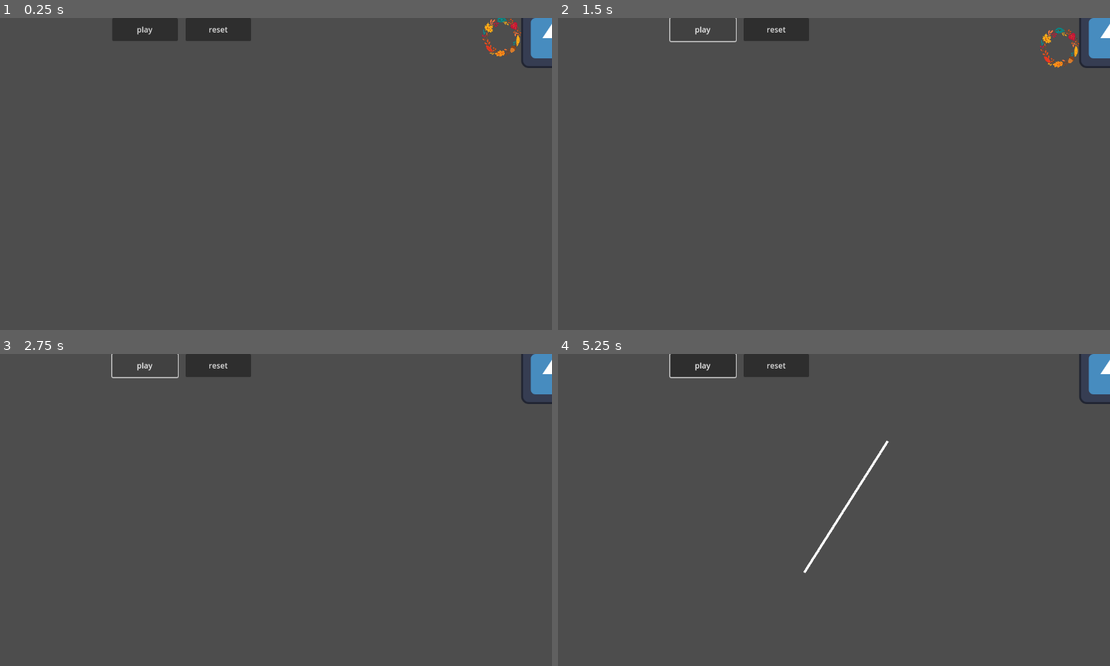
Above: before the commit, frames 1-4 (two rows, left to right).
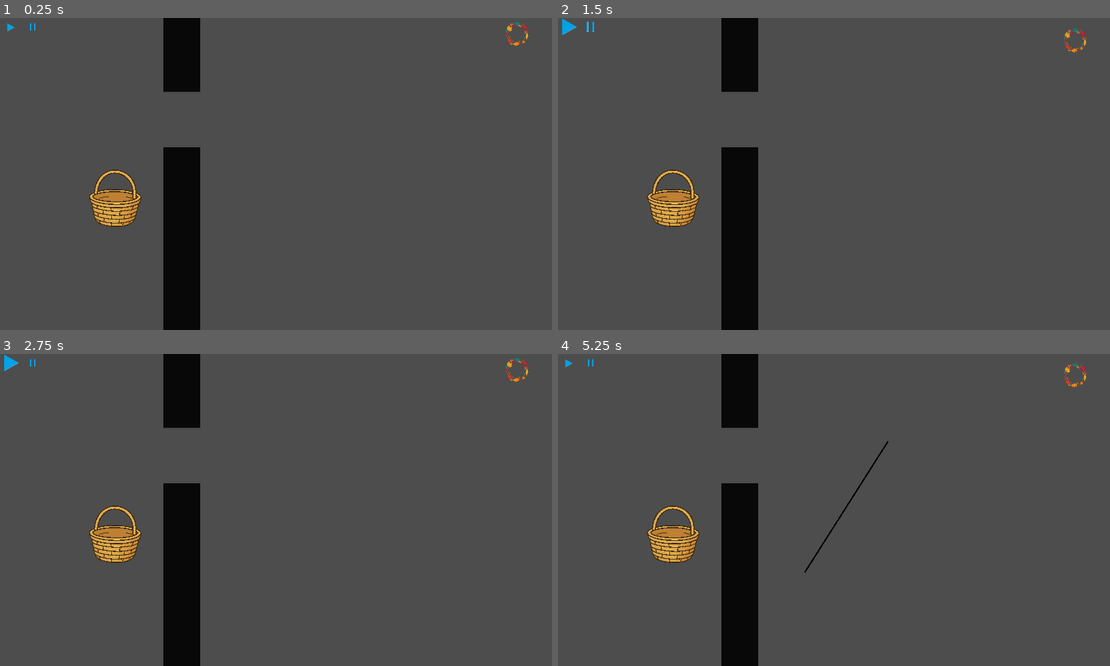
Above: after the commit, the same moments.

Repository: lostlp09/ballfaller
Game: Godot game, scene res://level1.tscn
Two runs of this game, one before a commit and one after it. Both use one fixed random seed, a clock stepped at 60 frames per second and the inputs below. Before the commit the project starts from res://node_2d.tscn. The engine's default icon, where the game draws it, is replaced by a stand-in: a white triangle on a blue panel in a dark square.
Inputs (mouse positions are in pixels of both pictures, inside the frame that each line leads up to; where the layout moved, square brackets give the same spot in the first picture):
- Up to frame 1 (0.25 s): no input
- Up to frame 2 (1.5 s): click (591, 27) [778, 30] at 0.5 s; click (563, 27) [701, 30] at 1.25 s
- Up to frame 3 (2.75 s): click (5, 363) [143, 366] at 2 s
- Up to frame 4 (5.25 s): tap Enter at 2.75 s; move the mouse to (955, 494) at 2.77 s; hold Right 2.78-3.53 s; hold Right mouse button (mouse) 2.78-3.53 s; move the mouse to (723, 525) at 3.52 s; hold Down 3.53-4.28 s; right-click (723, 525) at 3.6 s; move the mouse to (889, 441) at 4.27 s; hold Right 4.28-5.03 s; hold Right mouse button (mouse) 4.28-5.03 s; tap Alt at 4.35 s; tap Space at 5 s; move the mouse to (806, 572) at 5.02 s; hold Up from 5.03 s (still down); tap Shift at 5.1 s

The runs differ from the first frame. In frame 1, 8.9% of the frame differs, in the area x 1-100%, y 0-100%; in frame 2, 8.4%; in frame 3, 8.1%; in frame 4, 8.9%.

Commit message:
added ui
Ui added which looks way better and added some quality of live feature for examle you can see if a drawing is still not placed

Diff:
--- /dev/null
+++ b/falling/area_2d_2.gd
@@ -0,0 +1 @@
+extends Area2D
--- /dev/null
+++ b/falling/bucket.gd
@@ -0,0 +1,29 @@
+extends StaticBody2D
+var timer = 0
+var in1 = false
+
+
+
+
+
+
+
+
+func _on_area_2d_body_entered(body: Node2D) -> void:
+	if body == $"../RigidBody2D":
+		in1 = true
+
+
+
+func _on_area_2d_body_exited(body: Node2D) -> void:
+	if body == $"../RigidBody2D":
+		in1 = false
+
+func _process(delta: float) -> void:
+	if in1 == true:
+		timer += delta
+		if timer >= 2:
+			print(timer)
+			get_tree().quit()
+	else:
+		timer = 0
--- /dev/null
+++ b/falling/level1.tscn
@@ -0,0 +1,282 @@
+[gd_scene load_steps=40 format=3 uid="uid://del32djahb137"]
+
+[ext_resource type="PackedScene" uid="uid://3slyj50moqhv" path="res://player.tscn" id="1_i2041"]
+[ext_resource type="Texture2D" uid="uid://dlqmmx772jpbd" path="res://whitecircle.png" id="2_xy4tn"]
+[ext_resource type="Script" uid="uid://bywlmnmbeve2u" path="res://line_2d.gd" id="3_usj0q"]
+[ext_resource type="Script" uid="uid://2e7ko4qw1qg4" path="res://flowerspawner.gd" id="4_5j5gb"]
+[ext_resource type="Texture2D" uid="uid://udlp2p1nwgi4" path="res://busket.png" id="5_mx85b"]
+[ext_resource type="Script" uid="uid://brdl7v6ojberq" path="res://playbutton.gd" id="5_usj0q"]
+[ext_resource type="Texture2D" uid="uid://15yocy4eipmf" path="res://black.png" id="6_hx44q"]
+[ext_resource type="Script" uid="uid://crnkugnp4l6bs" path="res://resetbutton.gd" id="7_5j5gb"]
+[ext_resource type="Texture2D" uid="uid://oggmlutxq6fn" path="res://Start2.png" id="7_n8vhr"]
+[ext_resource type="Texture2D" uid="uid://b01w3wjhwyba1" path="res://pause.png" id="8_xy4tn"]
+[ext_resource type="Script" uid="uid://r6kgumn0ra2w" path="res://bucket.gd" id="9_mx85b"]
+
+[sub_resource type="CompressedTexture2D" id="CompressedTexture2D_kdubu"]
+
+[sub_resource type="StyleBoxEmpty" id="StyleBoxEmpty_5j5gb"]
+
+[sub_resource type="StyleBoxEmpty" id="StyleBoxEmpty_mx85b"]
+
+[sub_resource type="StyleBoxEmpty" id="StyleBoxEmpty_hx44q"]
+
+[sub_resource type="StyleBoxEmpty" id="StyleBoxEmpty_n8vhr"]
+
+[sub_resource type="StyleBoxEmpty" id="StyleBoxEmpty_eqrsh"]
+
+[sub_resource type="StyleBoxEmpty" id="StyleBoxEmpty_3l65w"]
+
+[sub_resource type="StyleBoxEmpty" id="StyleBoxEmpty_rjtee"]
+
+[sub_resource type="StyleBoxEmpty" id="StyleBoxEmpty_1idop"]
+
+[sub_resource type="StyleBoxEmpty" id="StyleBoxEmpty_beq0j"]
+
+[sub_resource type="StyleBoxEmpty" id="StyleBoxEmpty_nauge"]
+
+[sub_resource type="StyleBoxEmpty" id="StyleBoxEmpty_ycv2e"]
+
+[sub_resource type="StyleBoxEmpty" id="StyleBoxEmpty_c5gc3"]
+
+[sub_resource type="StyleBoxEmpty" id="StyleBoxEmpty_6e4cv"]
+
+[sub_resource type="StyleBoxEmpty" id="StyleBoxEmpty_uuy0h"]
+
+[sub_resource type="StyleBoxEmpty" id="StyleBoxEmpty_52iny"]
+
+[sub_resource type="StyleBoxEmpty" id="StyleBoxEmpty_nxqqj"]
+
+[sub_resource type="StyleBoxEmpty" id="StyleBoxEmpty_7nyxr"]
+
+[sub_resource type="StyleBoxEmpty" id="StyleBoxEmpty_43lh3"]
+
+[sub_resource type="StyleBoxEmpty" id="StyleBoxEmpty_5le63"]
+
+[sub_resource type="StyleBoxEmpty" id="StyleBoxEmpty_pieet"]
+
+[sub_resource type="StyleBoxEmpty" id="StyleBoxEmpty_qiqrj"]
+
+[sub_resource type="StyleBoxEmpty" id="StyleBoxEmpty_xm42n"]
+
+[sub_resource type="RectangleShape2D" id="RectangleShape2D_d21ai"]
+size = Vector2(97.1194, 18.8867)
+
+[sub_resource type="RectangleShape2D" id="RectangleShape2D_rj586"]
+size = Vector2(144.75, 15.75)
+
+[sub_resource type="RectangleShape2D" id="RectangleShape2D_kdubu"]
+size = Vector2(181, 134)
+
+[sub_resource type="RectangleShape2D" id="RectangleShape2D_4d7sh"]
+size = Vector2(128, 128)
+
+[sub_resource type="RectangleShape2D" id="RectangleShape2D_mx85b"]
+size = Vector2(5384, 605)
+
+[node name="Node2D" type="Node2D"]
+
+[node name="RigidBody2D" parent="." instance=ExtResource("1_i2041")]
+z_index = -40
+position = Vector2(1800, 56)
+
+[node name="Whitecircle" type="Sprite2D" parent="."]
+position = Vector2(844, -567)
+scale = Vector2(0.365, 0.365)
+texture = ExtResource("2_xy4tn")
+
+[node name="Line2D" type="Line2D" parent="."]
+position = Vector2(1, 0)
+width = 5.0
+default_color = Color(0.905623, 0.000334605, 0.830981, 1)
+script = ExtResource("3_usj0q")
+
+[node name="StaticBody2D" type="StaticBody2D" parent="."]
+collision_layer = 3
+collision_mask = 3
+
+[node name="flowerspawner" type="Node2D" parent="."]
+script = ExtResource("4_5j5gb")
+
+[node name="Herbstblatt" type="Sprite2D" parent="flowerspawner"]
+position = Vector2(16, 16)
+rotation = -2.58651
+scale = Vector2(-0.049061, 0.0518279)
+texture = SubResource("CompressedTexture2D_kdubu")
+
+[node name="play" type="Button" parent="."]
+offset_left = 8.0
+offset_top = 8.0
+offset_right = 64.0
+offset_bottom = 56.0
+scale = Vector2(0.996632, 1.0813)
+theme_override_styles/focus = SubResource("StyleBoxEmpty_5j5gb")
+theme_override_styles/disabled_mirrored = SubResource("StyleBoxEmpty_mx85b")
+theme_override_styles/disabled = SubResource("StyleBoxEmpty_hx44q")
+theme_override_styles/hover_pressed_mirrored = SubResource("StyleBoxEmpty_n8vhr")
+theme_override_styles/hover_pressed = SubResource("StyleBoxEmpty_eqrsh")
+theme_override_styles/hover_mirrored = SubResource("StyleBoxEmpty_3l65w")
+theme_override_styles/hover = SubResource("StyleBoxEmpty_rjtee")
+theme_override_styles/pressed_mirrored = SubResource("StyleBoxEmpty_1idop")
+theme_override_styles/pressed = SubResource("StyleBoxEmpty_beq0j")
+theme_override_styles/normal_mirrored = SubResource("StyleBoxEmpty_nauge")
+theme_override_styles/normal = SubResource("StyleBoxEmpty_ycv2e")
+script = ExtResource("5_usj0q")
+
+[node name="Start2" type="Sprite2D" parent="play"]
+position = Vector2(40, 24)
+scale = Vector2(0.05, 0.05)
+texture = ExtResource("7_n8vhr")
+
+[node name="reset" type="Button" parent="."]
+offset_left = 104.0
+offset_top = 8.0
+offset_right = 240.0
+offset_bottom = 56.0
+scale = Vector2(0.358273, 0.996307)
+theme_override_styles/focus = SubResource("StyleBoxEmpty_c5gc3")
+theme_override_styles/disabled_mirrored = SubResource("StyleBoxEmpty_6e4cv")
+theme_override_styles/disabled = SubResource("StyleBoxEmpty_uuy0h")
+theme_override_styles/hover_pressed_mirrored = SubResource("StyleBoxEmpty_52iny")
+theme_override_styles/hover_pressed = SubResource("StyleBoxEmpty_nxqqj")
+theme_override_styles/hover_mirrored = SubResource("StyleBoxEmpty_7nyxr")
+theme_override_styles/hover = SubResource("StyleBoxEmpty_43lh3")
+theme_override_styles/pressed_mirrored = SubResource("StyleBoxEmpty_5le63")
+theme_override_styles/pressed = SubResource("StyleBoxEmpty_pieet")
+theme_override_styles/normal_mirrored = SubResource("StyleBoxEmpty_qiqrj")
+theme_override_styles/normal = SubResource("StyleBoxEmpty_xm42n")
+flat = true
+script = ExtResource("7_5j5gb")
+
+[node name="Pause" type="Sprite2D" parent="reset"]
+position = Vector2(66.988, 24.089)
+scale = Vector2(0.18, 0.05)
+texture = ExtResource("8_xy4tn")
+
+[node name="StaticBody2D2" type="StaticBody2D" parent="."]
+
+[node name="bucket" type="StaticBody2D" parent="."]
+z_index = 800
+position = Vector2(411, 625)
+script = ExtResource("9_mx85b")
+
+[node name="Busket" type="Sprite2D" parent="bucket"]
+scale = Vector2(0.225, 0.225)
+texture = ExtResource("5_mx85b")
+
+[node name="CollisionShape2D" type="CollisionShape2D" parent="bucket"]
+position = Vector2(80, 46)
+rotation = 1.57313
+shape = SubResource("RectangleShape2D_d21ai")
+
+[node name="CollisionShape2D3" type="CollisionShape2D" parent="bucket"]
+position = Vector2(-84, 48)
+rotation = 1.57313
+shape = SubResource("RectangleShape2D_d21ai")
+
+[node name="CollisionShape2D2" type="CollisionShape2D" parent="bucket"]
+position = Vector2(1, 88)
+shape = SubResource("RectangleShape2D_rj586")
+
+[node name="Area2D" type="Area2D" parent="bucket"]
+
+[node name="CollisionShape2D" type="CollisionShape2D" parent="bucket/Area2D"]
+position = Vector2(-1.5, 30)
+shape = SubResource("RectangleShape2D_kdubu")
+
+[node name="block3" type="StaticBody2D" parent="."]
+position = Vector2(640, 512)
+
+[node name="Black" type="Sprite2D" parent="block3"]
+scale = Vector2(0.73, 0.73)
+texture = ExtResource("6_hx44q")
+
+[node name="CollisionShape2D" type="CollisionShape2D" parent="block3"]
+shape = SubResource("RectangleShape2D_4d7sh")
+
+[node name="CollisionShape2D2" type="CollisionShape2D" parent="block3"]
+shape = SubResource("RectangleShape2D_4d7sh")
+
+[node name="block6" type="StaticBody2D" parent="."]
+position = Vector2(640, 640)
+
+[node name="Black" type="Sprite2D" parent="block6"]
+scale = Vector2(0.73, 0.73)
+texture = ExtResource("6_hx44q")
+
+[node name="CollisionShape2D" type="CollisionShape2D" parent="block6"]
+shape = SubResource("RectangleShape2D_4d7sh")
+
+[node name="CollisionShape2D2" type="CollisionShape2D" parent="block6"]
+shape = SubResource("RectangleShape2D_4d7sh")
+
+[node name="block7" type="StaticBody2D" parent="."]
+position = Vector2(640, 768)
+
+[node name="Black" type="Sprite2D" parent="block7"]
+scale = Vector2(0.73, 0.73)
+texture = ExtResource("6_hx44q")
+
+[node name="CollisionShape2D" type="CollisionShape2D" parent="block7"]
+shape = SubResource("RectangleShape2D_4d7sh")
+
+[node name="CollisionShape2D2" type="CollisionShape2D" parent="block7"]
+shape = SubResource("RectangleShape2D_4d7sh")
+
+[node name="block8" type="StaticBody2D" parent="."]
+position = Vector2(640, 896)
+
+[node name="Black" type="Sprite2D" parent="block8"]
+scale = Vector2(0.73, 0.73)
+texture = ExtResource("6_hx44q")
+
+[node name="CollisionShape2D" type="CollisionShape2D" parent="block8"]
+shape = SubResource("RectangleShape2D_4d7sh")
+
+[node name="CollisionShape2D2" type="CollisionShape2D" parent="block8"]
+shape = SubResource("RectangleShape2D_4d7sh")
+
+[node name="block9" type="StaticBody2D" parent="."]
+position = Vector2(640, 1024)
+
+[node name="Black" type="Sprite2D" parent="block9"]
+scale = Vector2(0.73, 0.73)
+texture = ExtResource("6_hx44q")
+
+[node name="CollisionShape2D" type="CollisionShape2D" parent="block9"]
+shape = SubResource("RectangleShape2D_4d7sh")
+
+[node name="CollisionShape2D2" type="CollisionShape2D" parent="block9"]
+shape = SubResource("RectangleShape2D_4d7sh")
+
+[node name="block4" type="StaticBody2D" parent="."]
+position = Vector2(640, 192)
+
+[node name="Black" type="Sprite2D" parent="block4"]
+scale = Vector2(0.73, 0.73)
+texture = ExtResource("6_hx44q")
+
+[node name="CollisionShape2D" type="CollisionShape2D" parent="block4"]
+shape = SubResource("RectangleShape2D_4d7sh")
+
+[node name="block5" type="StaticBody2D" parent="."]
+position = Vector2(640, 64)
+
+[node name="Black" type="Sprite2D" parent="block5"]
+scale = Vector2(0.73, 0.73)
+texture = ExtResource("6_hx44q")
+
+[node name="CollisionShape2D" type="CollisionShape2D" parent="block5"]
+shape = SubResource("RectangleShape2D_4d7sh")
+
+[node name="floor" type="Area2D" parent="."]
+position = Vector2(-56, 1256)
+
+[node name="CollisionShape2D" type="CollisionShape2D" parent="floor"]
+position = Vector2(1380, 161.5)
+shape = SubResource("RectangleShape2D_mx85b")
+
+[connection signal="pressed" from="play" to="Line2D" method="_on_button_pressed"]
+[connection signal="pressed" from="reset" to="Line2D" method="_on_reset_pressed"]
+[connection signal="body_entered" from="bucket/Area2D" to="bucket" method="_on_area_2d_body_entered"]
+[connection signal="body_exited" from="bucket/Area2D" to="bucket" method="_on_area_2d_body_exited"]
+[connection signal="body_entered" from="floor" to="Line2D" method="_on_floor_body_entered"]
--- a/falling/line_2d.gd
+++ b/falling/line_2d.gd
@@ -16,10 +16,11 @@
 # Called every frame. 'delta' is the elapsed time since the previous frame.
 func _process(delta: float) -> void:
 	if Input.is_action_just_pressed("mouse"):
+		self.default_color = Color.GRAY
 		Start.despawn =false
 		var distance = player.position.distance_to(get_global_mouse_position())
 		print(distance)
-		if distance <= 110:
+		if distance <= 55:
 			print("hi")
 
 			Start.despawn = true
@@ -39,14 +40,12 @@
 				var col = CollisionPolygon2D.new()
 				col.polygon = poly
 				staticbody.add_child(col)
-
-
+			self.default_color = Color.BLACK
 		if Start.despawn ==true:
 
 			for i in staticbody.get_children():
 				i.queue_free()
 				self.clear_points()
-
 			self.clear_points()
 			player.queue_free()
 			await get_tree().physics_frame
@@ -56,12 +55,7 @@
 			player = clone
 		get_tree().create_timer(0.1).timeout
 
-
-
-
-
 func _on_button_pressed() -> void:
-
 	if self.points.size() != 0:
 		var line_poly = Geometry2D.offset_polyline(points,self.width/2)
 		for poly in line_poly :
@@ -77,9 +71,24 @@
 	player = clone
 	player.position = oldpos
 	self.get_parent().add_child(clone)
-
 	for i in staticbody.get_children():
 			i.queue_free()
 			self.clear_points()
 
 	self.clear_points()
+
+
+
+
+
+func _on_floor_body_entered(body: Node2D) -> void:
+	player.queue_free()
+	var clone = instance.instantiate()
+	player = clone
+	player.position = oldpos
+	self.get_parent().add_child(clone)
+	for i in staticbody.get_children():
+			i.queue_free()
+			self.clear_points()
+
+	self.clear_points()
--- a/falling/node_2d.tscn
+++ /dev/null
@@ -1,55 +0,0 @@
-[gd_scene load_steps=7 format=3 uid="uid://del32djahb137"]
-
-[ext_resource type="PackedScene" uid="uid://3slyj50moqhv" path="res://player.tscn" id="1_q6r6c"]
-[ext_resource type="Texture2D" uid="uid://b3m6kktk6kdus" path="res://icon.svg" id="1_wtcfe"]
-[ext_resource type="Texture2D" uid="uid://dlqmmx772jpbd" path="res://whitecircle.png" id="4_0hol4"]
-[ext_resource type="Script" uid="uid://bywlmnmbeve2u" path="res://line_2d.gd" id="5_q6r6c"]
-[ext_resource type="Script" uid="uid://2e7ko4qw1qg4" path="res://flowerspawner.gd" id="6_d21ai"]
-
-[sub_resource type="CompressedTexture2D" id="CompressedTexture2D_kdubu"]
-
-[node name="Node2D" type="Node2D"]
-
-[node name="RigidBody2D" parent="." instance=ExtResource("1_q6r6c")]
-position = Vector2(1048, 40)
-
-[node name="Icon" type="Sprite2D" parent="."]
-position = Vector2(1152, 40)
-texture = ExtResource("1_wtcfe")
-
-[node name="Whitecircle" type="Sprite2D" parent="."]
-position = Vector2(844, -567)
-scale = Vector2(0.365, 0.365)
-texture = ExtResource("4_0hol4")
-
-[node name="Line2D" type="Line2D" parent="."]
-width = 5.0
-script = ExtResource("5_q6r6c")
-
-[node name="StaticBody2D" type="StaticBody2D" parent="."]
-collision_layer = 3
-collision_mask = 3
-
-[node name="flowerspawner" type="Node2D" parent="."]
-script = ExtResource("6_d21ai")
-
-[node name="Herbstblatt" type="Sprite2D" parent="flowerspawner"]
-position = Vector2(16, 16)
-rotation = -2.58651
-scale = Vector2(-0.049061, 0.0518279)
-texture = SubResource("CompressedTexture2D_kdubu")
-
-[node name="Button" type="Button" parent="."]
-offset_left = 240.0
-offset_right = 376.0
-offset_bottom = 48.0
-text = "play"
-
-[node name="reset" type="Button" parent="."]
-offset_left = 392.0
-offset_right = 528.0
-offset_bottom = 48.0
-text = "reset"
-
-[connection signal="pressed" from="Button" to="Line2D" method="_on_button_pressed"]
-[connection signal="pressed" from="reset" to="Line2D" method="_on_reset_pressed"]
--- /dev/null
+++ b/falling/playbutton.gd
@@ -0,0 +1,28 @@
+extends Button
+var accelartion = 51
+var amount = 0
+var firsthovered =false
+const maxsize = 0.1
+# Called when the node enters the scene tree for the first time.
+func _ready() -> void:
+	pass # Replace with function body.
+
+func _process(delta: float) -> void:
+	print(accelartion)
+
+	if self.is_hovered() and amount != 50:
+			accelartion -= 1
+
+			self.get_child(0).scale +=Vector2(0.01 ,0.01) * delta  * accelartion
+			amount += 1
+			if self.get_child(0).scale.y >= 0.1:
+				self.get_child(0).scale = Vector2(0.1,0.1)
+
+	elif not self.is_hovered():
+		if amount != 0:
+			accelartion += 1
+			self.get_child(0).scale-=Vector2(0.01 ,0.01) * delta * accelartion
+			if self.get_child(0).scale.y <= 0.05:
+				self.get_child(0).scale = Vector2(0.05,0.05)
+
+			amount -= 1
--- a/falling/player.tscn
+++ b/falling/player.tscn
@@ -4,10 +4,10 @@
 [ext_resource type="Script" uid="uid://clbt252kn8hij" path="res://area_2d.gd" id="2_onrkg"]
 
 [sub_resource type="CircleShape2D" id="CircleShape2D_wtcfe"]
-radius = 11.6556
+radius = 9.58084
 
 [sub_resource type="CircleShape2D" id="CircleShape2D_onrkg"]
-radius = 26.8263
+radius = 13.4132
 
 [node name="RigidBody2D" type="RigidBody2D"]
 mass = 0.17
--- a/falling/project.godot
+++ b/falling/project.godot
@@ -11,13 +11,18 @@
 [application]
 
 config/name="falling"
-run/main_scene="res://node_2d.tscn"
+run/main_scene="res://level1.tscn"
 config/features=PackedStringArray("4.4", "Forward Plus")
 config/icon="res://icon.svg"
 
 [autoload]
 
 Start="*res://start.gd"
+
+[display]
+
+window/size/viewport_width=1920
+window/size/viewport_height=1080
 
 [editor_plugins]
 
--- /dev/null
+++ b/falling/resetbutton.gd
@@ -0,0 +1,28 @@
+extends Button
+var accelartion = 51
+var amount = 0
+var firsthovered =false
+const maxsize = 0.1
+# Called when the node enters the scene tree for the first time.
+func _ready() -> void:
+	pass # Replace with function body.
+
+func _process(delta: float) -> void:
+	print(accelartion)
+
+	if self.is_hovered() and amount != 50:
+			accelartion -= 1
+
+			self.get_child(0).scale +=Vector2(0.036 ,0.01) * delta  * accelartion
+			amount += 1
+			if self.get_child(0).scale.y >= 0.1:
+				self.get_child(0).scale = Vector2(0.36,0.1)
+
+	elif not self.is_hovered():
+		if amount != 0:
+			accelartion += 1
+			self.get_child(0).scale-=Vector2(0.036 ,0.01) * delta * accelartion
+			if self.get_child(0).scale.y <= 0.05:
+				self.get_child(0).scale = Vector2(0.18,0.05)
+
+			amount -= 1
Binary file added: falling/Start2.png
Not shown, added: falling/Start2.png.import
Not shown, added: falling/area_2d_2.gd.uid
Binary file added: falling/black.png
Not shown, added: falling/black.png.import
Not shown, added: falling/bucket.gd.uid
Binary file added: falling/busket.png
Not shown, added: falling/busket.png.import
Binary file added: falling/pause.png
Not shown, added: falling/pause.png.import
Not shown, added: falling/playbutton.gd.uid
Not shown, added: falling/resetbutton.gd.uid
